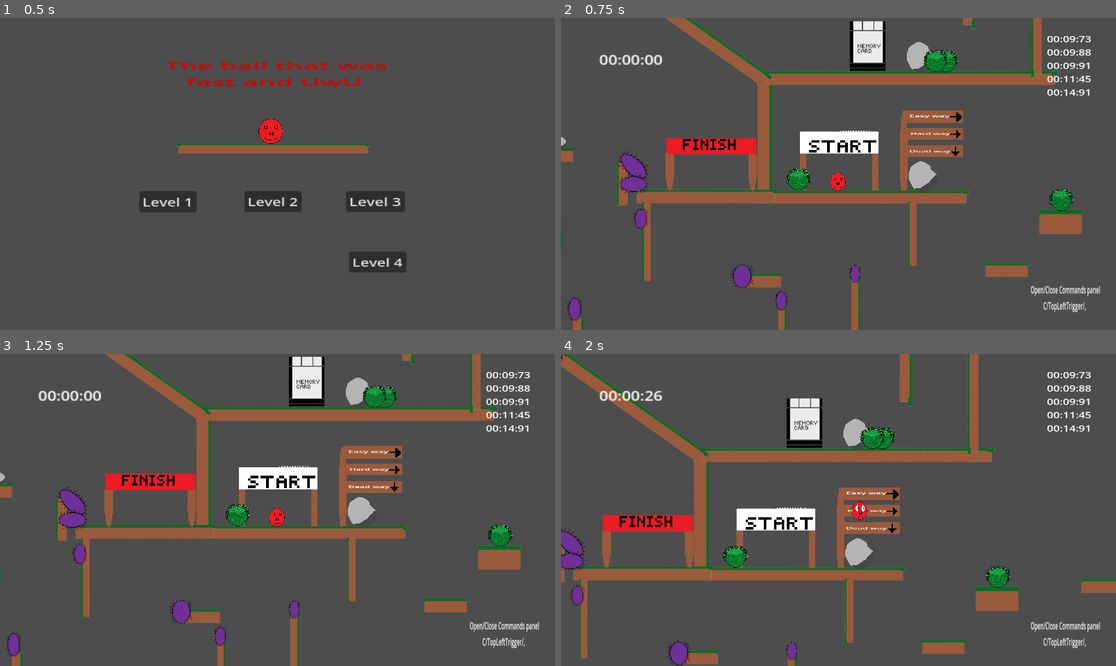
Above: before the commit, frames 1-4 (two rows, left to right).
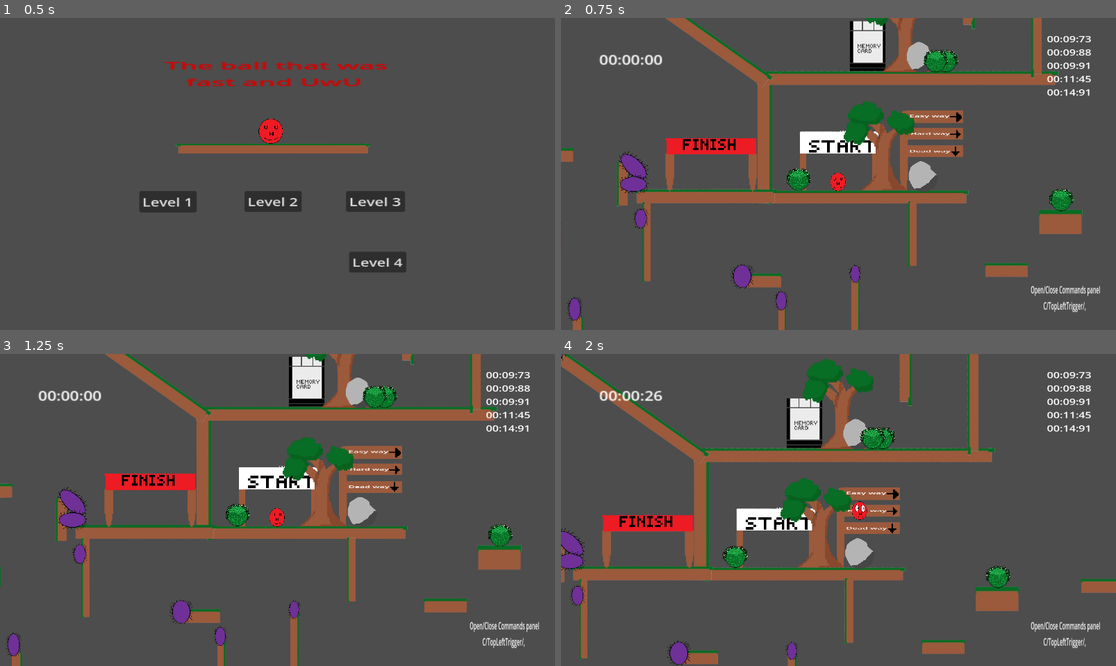
Above: after the commit, the same moments.

Repository: Mahnwe/TheBallThatWasUwU
Game: Godot game, scene res://Scenes/menu.tscn
The game is run twice, just before and just after one commit, with the same random seed, the same clock (stepped at 60 frames per second) and the same inputs.
Inputs (mouse positions are in pixels of both pictures, inside the frame that each line leads up to):
- Up to frame 1 (0.5 s): no input
- Up to frame 2 (0.75 s): click "Level 1" at 0.5 s
- Up to frame 3 (1.25 s): no input
- Up to frame 4 (2 s): tap Enter at 1.25 s; move the mouse to (960, 494) at 1.27 s; hold D (move_right) from 1.28 s (still down); tap X (dash) at 1.35 s; click (960, 494) at 1.42 s; tap Space (jump) at 1.52 s

Frame 1 is identical in both runs. In frame 2, 2.2% of the frame differs, in the area x 0-67%, y 0-56%; in frame 3, 2.2%; in frame 4, 3.1%, in the area x 39-57%, y 1-69%.

Commit message:
Create new scene with a tree sprite and put some of them in level 1

Diff:
--- a/Scenes/ability.tscn
+++ b/Scenes/ability.tscn
@@ -1,6 +1,6 @@
 [gd_scene load_steps=5 format=3 uid="uid://i4jemvk3v54m"]
 
-[ext_resource type="Texture2D" uid="uid://dmmixb0c26f0w" path="res://Arts/SpriteAbility-removebg-preview.png" id="1_m13po"]
+[ext_resource type="Texture2D" uid="uid://dmmixb0c26f0w" path="res://Arts/AbilitySprite/SpriteAbility-removebg-preview.png" id="1_m13po"]
 [ext_resource type="Script" path="res://Scripts/ability.gd" id="1_vfgwr"]
 
 [sub_resource type="RectangleShape2D" id="RectangleShape2D_4eu1f"]
--- a/Scenes/finish.tscn
+++ b/Scenes/finish.tscn
@@ -1,6 +1,6 @@
 [gd_scene load_steps=5 format=3 uid="uid://dss5xj26b0dfl"]
 
-[ext_resource type="Texture2D" uid="uid://ci4rdudvafjgo" path="res://Arts/SpriteFinish-removebg-preview.png" id="1_dp0du"]
+[ext_resource type="Texture2D" uid="uid://ci4rdudvafjgo" path="res://Arts/FinishLaneSprite/SpriteFinish-removebg-preview.png" id="1_dp0du"]
 [ext_resource type="Script" path="res://Scripts/finish.gd" id="1_srp80"]
 
 [sub_resource type="RectangleShape2D" id="RectangleShape2D_7gw35"]
--- a/Scenes/level1.tscn
+++ b/Scenes/level1.tscn
@@ -15,6 +15,7 @@
 [ext_resource type="PackedScene" uid="uid://c1vwrl21i4kan" path="res://Scenes/bush.tscn" id="13_libvp"]
 [ext_resource type="PackedScene" uid="uid://bha08grmcxwnd" path="res://Scenes/rock2.tscn" id="14_ec3q2"]
 [ext_resource type="PackedScene" uid="uid://das30qvpbu28b" path="res://Scenes/rock1.tscn" id="14_mptbk"]
+[ext_resource type="PackedScene" uid="uid://be8h04flewf2h" path="res://Scenes/tree.tscn" id="14_shu8y"]
 
 [node name="Level1" type="Node2D"]
 script = ExtResource("1_viwub")
@@ -22,6 +23,9 @@
 [node name="StartArea" parent="." instance=ExtResource("2_es0mk")]
 position = Vector2(-1358, 384)
 scale = Vector2(0.679995, 0.8)
+
+[node name="Tree3" parent="." instance=ExtResource("14_shu8y")]
+position = Vector2(-1253, 371)
 
 [node name="Player" parent="." instance=ExtResource("3_vhjlp")]
 z_index = 2
@@ -450,6 +454,9 @@
 [node name="Bush3" parent="." instance=ExtResource("13_libvp")]
 position = Vector2(713, 355)
 
+[node name="Tree" parent="." instance=ExtResource("14_shu8y")]
+position = Vector2(521, -206)
+
 [node name="Bush4" parent="." instance=ExtResource("13_libvp")]
 position = Vector2(528, -151)
 
@@ -468,6 +475,9 @@
 [node name="Bush6" parent="." instance=ExtResource("13_libvp")]
 position = Vector2(-650, -697)
 
+[node name="Tree2" parent="." instance=ExtResource("14_shu8y")]
+position = Vector2(-1198, 76)
+
 [node name="Rock4" parent="." instance=ExtResource("14_ec3q2")]
 position = Vector2(-1153, 129)
 
@@ -477,20 +487,32 @@
 [node name="Bush" parent="Bush7" instance=ExtResource("13_libvp")]
 position = Vector2(-25, 0)
 
+[node name="Tree4" parent="." instance=ExtResource("14_shu8y")]
+position = Vector2(-2605, 371)
+scale = Vector2(0.960005, 0.88)
+
 [node name="Bush8" parent="." instance=ExtResource("13_libvp")]
-position = Vector2(-2628, 417)
+position = Vector2(-2619, 418)
 
 [node name="Rock1" parent="." instance=ExtResource("14_ec3q2")]
 position = Vector2(-1148, 424)
 
+[node name="Tree6" parent="." instance=ExtResource("14_shu8y")]
+position = Vector2(246, 323)
+scale = Vector2(0.679996, 0.719999)
+
 [node name="Rock2" parent="." instance=ExtResource("14_mptbk")]
-position = Vector2(198, 372)
+position = Vector2(294, 374)
 
 [node name="Rock3" parent="." instance=ExtResource("14_mptbk")]
 position = Vector2(441, -207)
 
 [node name="Rock5" parent="." instance=ExtResource("14_mptbk")]
-position = Vector2(-2053, 340)
+position = Vector2(-2637, 441)
+scale = Vector2(0.72, 0.759999)
+
+[node name="Tree5" parent="." instance=ExtResource("14_shu8y")]
+position = Vector2(500, -707)
 
 [connection signal="player_exited_start_area" from="StartArea" to="." method="_on_start_area_player_exited_start_area"]
 [connection signal="spike_hit" from="Spike" to="." method="_on_spike_spike_hit"]
--- /dev/null
+++ b/Scenes/tree.tscn
@@ -0,0 +1,10 @@
+[gd_scene load_steps=2 format=3 uid="uid://be8h04flewf2h"]
+
+[ext_resource type="Texture2D" uid="uid://diuxpteq52k3u" path="res://Arts/TreeSprite/TreeSprite1-removebg-preview.png" id="1_j775l"]
+
+[node name="Tree" type="Node2D"]
+
+[node name="Sprite2D" type="Sprite2D" parent="."]
+position = Vector2(-5, -27)
+scale = Vector2(0.367076, 0.445098)
+texture = ExtResource("1_j775l")
--- a/Scripts/level1.gd
+++ b/Scripts/level1.gd
@@ -20,6 +20,8 @@
 
 # Called when the node enters the scene tree for the first time.
 func _ready():
+	$Tree4.get_child(0).flip_h = true
+	$Tree5.get_child(0).flip_h = true
 	queue.is_level_1 = true
 	queue.is_level_2 = false
 	queue.is_level_3 = false
Binary file added: Arts/TreeSprite/TreeSprite1-removebg-preview.png
Not shown, added: Arts/TreeSprite/TreeSprite1-removebg-preview.png.import
Binary file added: Arts/TreeSprite/TreeSprite1.png
Not shown, added: Arts/TreeSprite/TreeSprite1.png.import
Not shown: 1 places in Scenes/level1.tscn that only renumber resources
